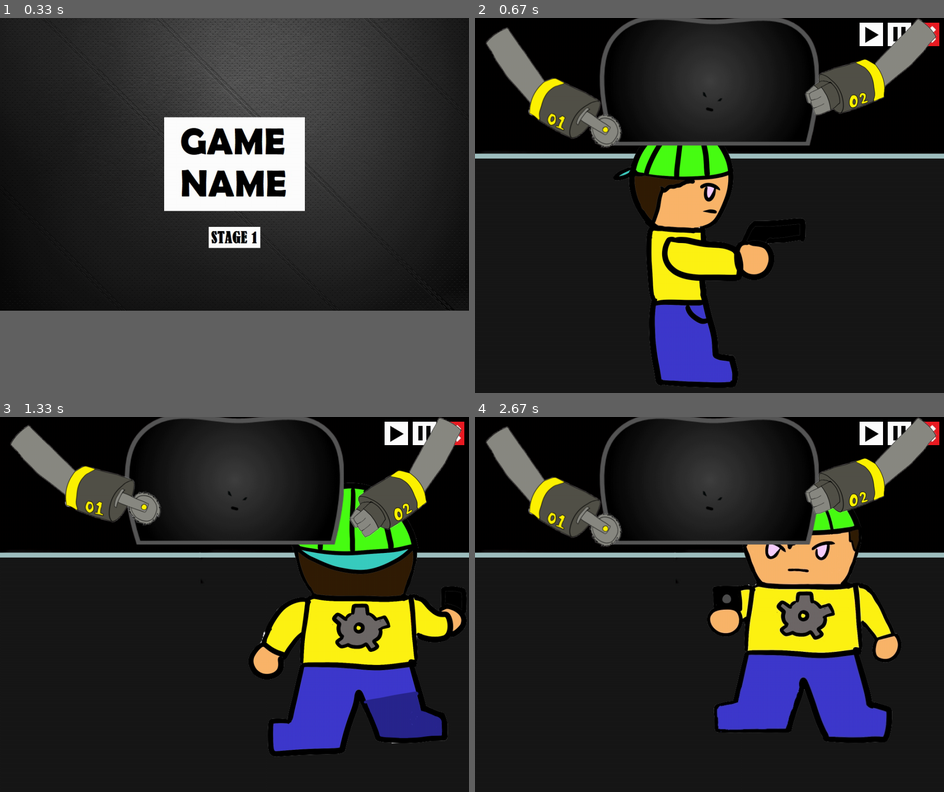
Above: before the commit, frames 1-4 (two rows, left to right).
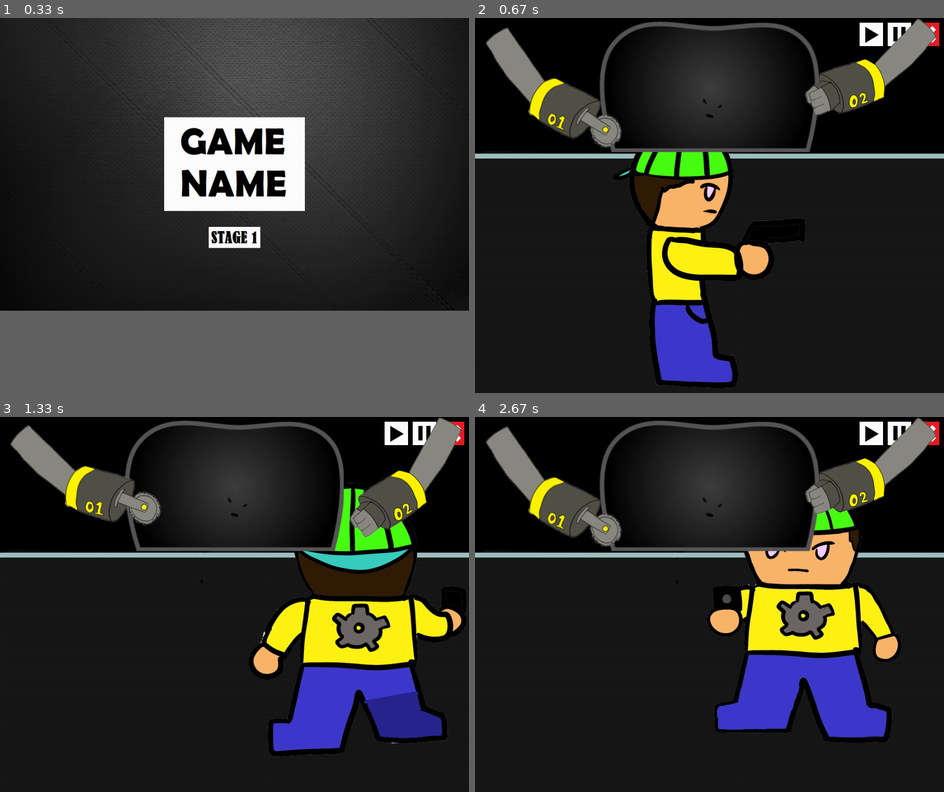
Above: after the commit, the same moments.

Repository: ss-hyun/Chilbo_pygame_pj
Game: pygame game, started from main.py
Same seed, same stepped clock (60 frames per second), same inputs: the game is played once before the commit and once after it.
Inputs (mouse positions are in pixels of both pictures, inside the frame that each line leads up to):
- Up to frame 1 (0.33 s): no input
- Up to frame 2 (0.67 s): click (709, 235) at 0.38 s
- Up to frame 3 (1.33 s): hold Right 0.67-1.13 s; hold Up from 1.17 s (still down)
- Up to frame 4 (2.67 s): release Up at 1.47 s; hold Right 1.5-1.97 s; hold Left 2-2.53 s; hold Down from 2.57 s (still down)

Frame 1 is identical in both runs. In frame 2, 2.4% of the frame differs, in the area x 26-74%, y 0-36%; in frame 3, 2.5%; in frame 4, 2.5%.

Commit message:
boss resize

Diff:
--- a/stage1.py
+++ b/stage1.py
@@ -1,3 +1,4 @@
+from typing import Sized
 import pygame
 import stage_template
 import random
@@ -86,16 +87,15 @@
 #         ch.move_factor = random.randint(0,10)
 
 def boss_start(ch, game):
-    ch.pos = [ (game.display_size[0]-(ch.size[ch.curr_state][0] * 1.3))/2, ch.size[ch.curr_state][1]-220 ]
+    ch.pos = [ (game.display_size[0]-ch.size[ch.curr_state][0])/2, ch.size[ch.curr_state][1]-270 ]
 
 def boss_resize(ch):
     # image_boss = pygame.image.load("/image/exboss.svg")
     l = len(ch.image)
     for i in range(0, l):
-
         ch.image[i] = pygame.transform.rotozoom(ch.image[i], 0, 1.3)
         # size variable change
-        # ch.size[ch.curr_state][i] *= 1.45 이거 전혀 못하겠습니다..
+        ch.size[i] = ch.image[i].get_rect().size
 
 def arm_move(ch, game):
     ch.change_count += 1
